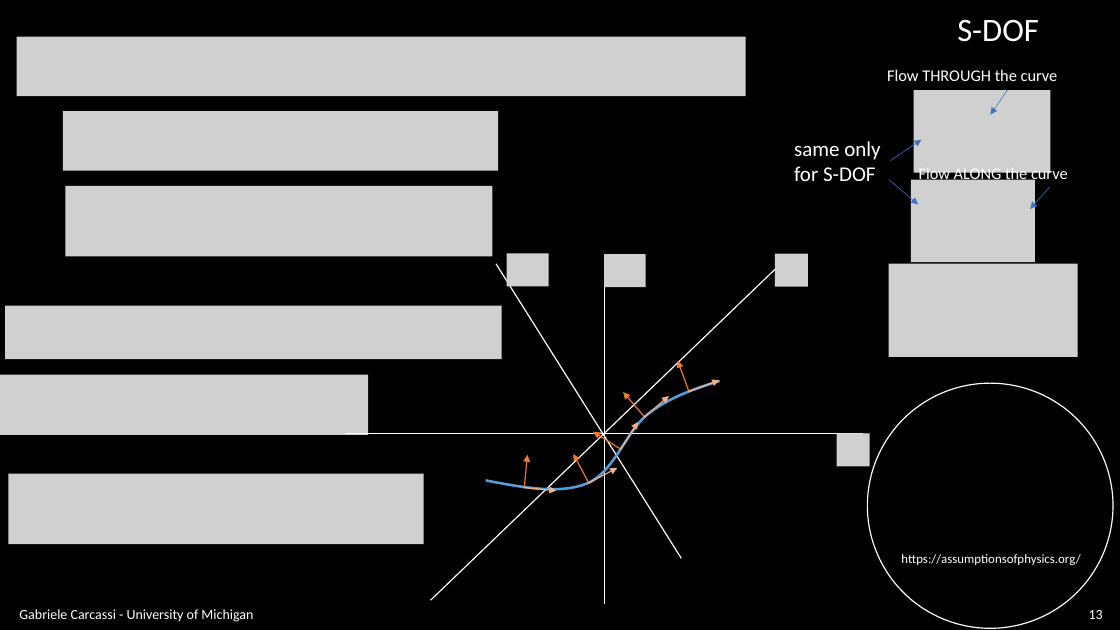
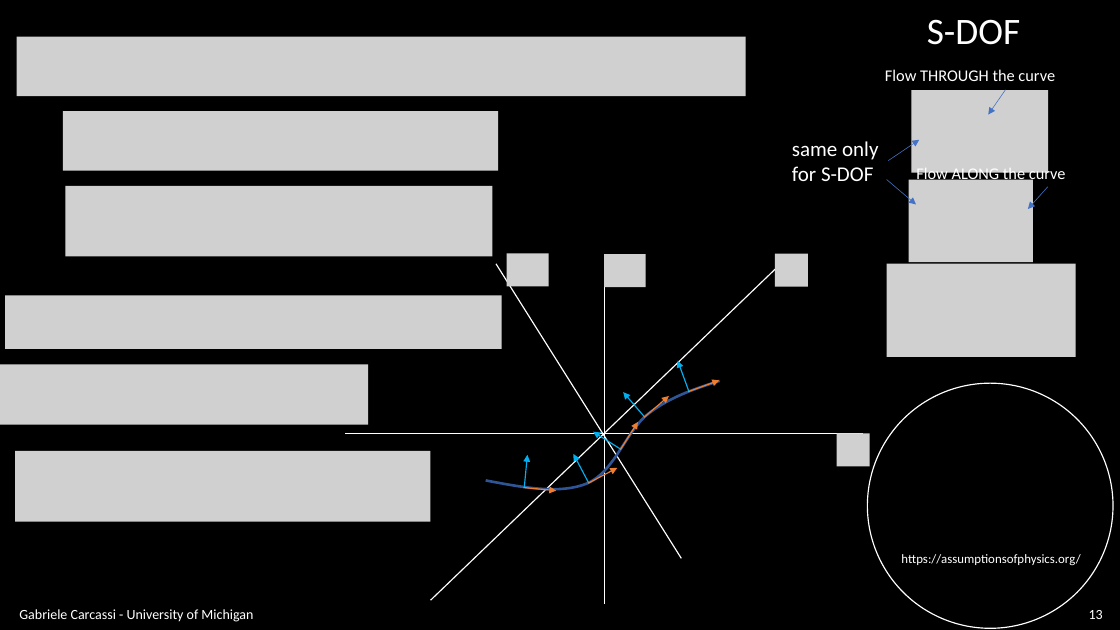
Before and after one commit to assumptionsofphysics/slides, a slide deck: slide 13 of BookCompanions-v2/RP-Class-4.pptx. Drawn at 1120x630 pixels with LibreOffice and Linux fonts; fonts in the diff are those of the drawing; grey boxes stand for pictures; background and template pictures are left out. Boxes give left, top, right and bottom in pixels: in the first picture for what was removed or moved away, otherwise in the second. Text is boxed around its words. In the diff, an @@ line names an element or a change of style, - is before the commit and + after.

```diff
--- a/BookCompanions-v2/RP-Class-4.pptx
+++ b/BookCompanions-v2/RP-Class-4.pptx
@@ text "S-DOF": place and size @@
-text "S-DOF" at box(957, 19, 1039, 42)
+text "S-DOF" at box(927, 19, 1020, 45)
@@ text "S-DOF" at box(927, 19, 1020, 45): size 28 to 32 pt @@
@@ picture: place and size @@
-picture at box(5, 306, 502, 360)
+picture at box(5, 296, 502, 350)
@@ picture: place and size @@
-picture at box(0, 375, 368, 435)
+picture at box(0, 365, 368, 425)
@@ freeform shape at box(486, 381, 720, 489): outline #5B9BD5 2.25 pt to #2F5597 2.25 pt @@
@@ arrow (689, 392) - (678, 360): stroke #ED7D31 1 pt to #00B0F0 1 pt @@
@@ arrow (688, 392) - (719, 381): stroke #F4B183 1 pt to #ED7D31 1 pt @@
@@ arrow moved from (644, 418) - (669, 396) to (644, 418) - (623, 392) @@
@@ arrow (644, 418) - (623, 392): stroke #F4B183 1 pt to #00B0F0 1 pt @@
@@ arrow moved from (644, 418) - (623, 392) to (644, 418) - (669, 396) @@
@@ arrow moved from (588, 483) - (618, 468) to (621, 450) - (593, 432) @@
@@ arrow (621, 450) - (593, 432): stroke #F4B183 1 pt to #00B0F0 1 pt @@
@@ arrow moved from (589, 483) - (574, 454) to (621, 450) - (638, 422) @@
@@ picture: place and size @@
-picture at box(8, 474, 423, 544)
+picture at box(15, 451, 430, 522)
@@ arrow (524, 487) - (528, 455): stroke #ED7D31 1 pt to #00B0F0 1 pt @@
@@ arrow moved from (621, 450) - (638, 422) to (589, 483) - (574, 454) @@
@@ arrow (589, 483) - (574, 454): stroke #F4B183 1 pt to #00B0F0 1 pt @@
@@ arrow moved from (621, 450) - (593, 432) to (588, 483) - (618, 468) @@
@@ arrow (523, 487) - (556, 491): stroke #F4B183 1 pt to #ED7D31 1 pt @@
```
Also in this commit, not shown: 19 other slides changed, 10 slides added, 4 slides removed.
